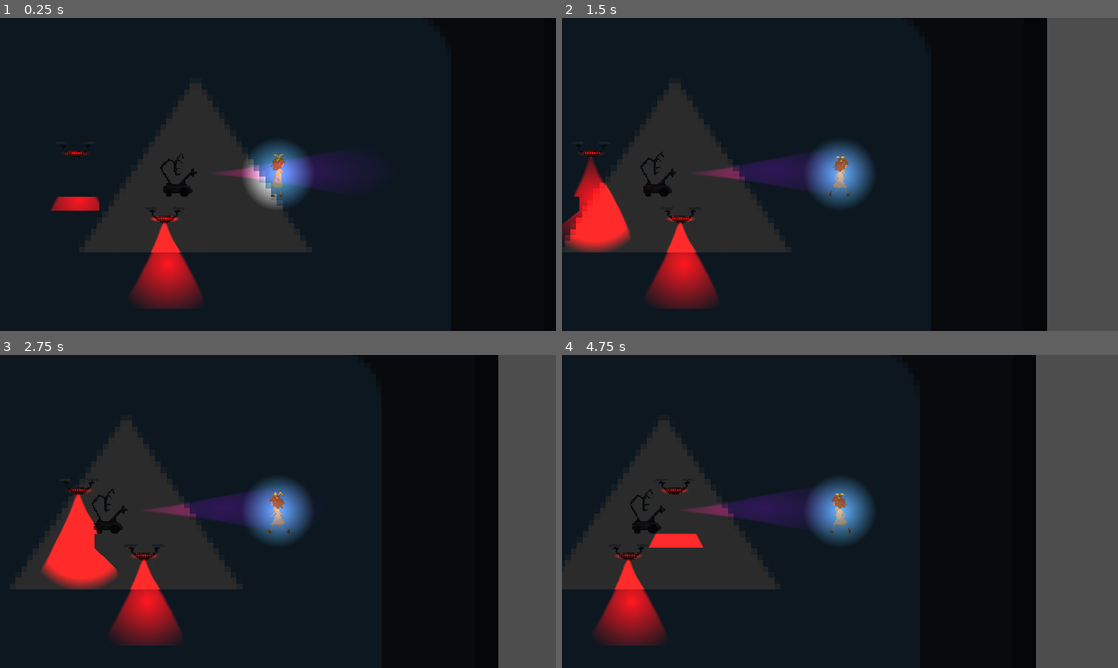
Above: before the commit, frames 1-4 (two rows, left to right).
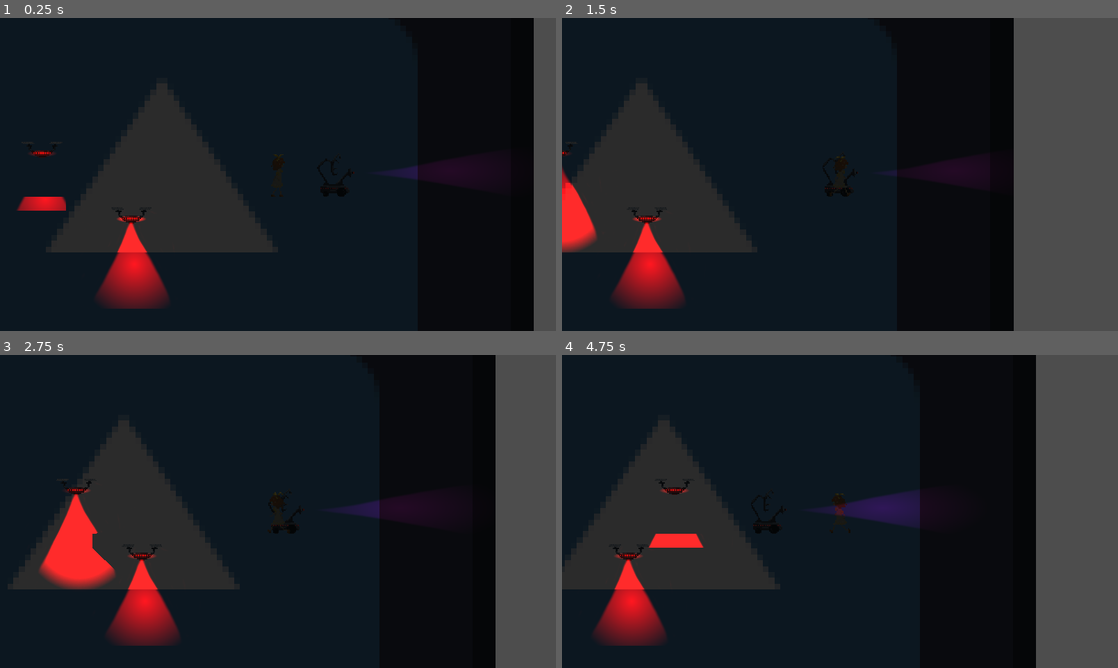
Above: after the commit, the same moments.

Repository: Punniz/Mistrust
Game: Godot game, scene res://world.tscn
The game is run twice, just before and just after one commit, with the same random seed, the same clock (stepped at 60 frames per second) and the same inputs. The engine's default icon, where the game draws it, is replaced by a stand-in: a white triangle on a blue panel in a dark square.
Inputs:
- Up to frame 1 (0.25 s): no input
- Up to frame 2 (1.5 s): tap Enter at 0.5 s; hold Space (interact) 0.53-1.28 s; hold D (move_right) from 0.53 s (still down); tap W (move_up) at 0.77 s; tap Space (interact) at 1.35 s
- Up to frame 3 (2.75 s): tap W (move_up) at 1.52 s; release D (move_right) at 2.03 s; hold A (move_left) from 2.03 s (still down); hold Space (interact) from 2.03 s (still down)
- Up to frame 4 (4.75 s): release A (move_left) at 2.78 s; release Space (interact) at 2.78 s; hold D (move_right) 2.78-4.28 s; tap Space (interact) at 2.85, 4.35 s; tap W (move_up) at 3.02, 3.77, 4.52 s; hold Space (interact) 3.53-4.28 s; hold A (move_left) from 4.28 s (still down)

The runs differ from the first frame. In frame 1, 16% of the frame differs, in the area x 3-100%, y 0-100%; in frame 2, 19%, in the area x 0-88%, y 0-100%; in frame 3, 4.9%; in frame 4, 4.5%.

Commit message:
Feat: Add AI to scout
Doesn't rotate when velocity changes for now

Diff:
--- a/scenes/enemies/ground_scout.tscn
+++ b/scenes/enemies/ground_scout.tscn
@@ -1,7 +1,8 @@
-[gd_scene load_steps=7 format=3 uid="uid://c727h0gut6sfm"]
+[gd_scene load_steps=8 format=3 uid="uid://c727h0gut6sfm"]
 
 [ext_resource type="Script" path="res://scripts/ground_scout.gd" id="1_tugae"]
 [ext_resource type="Texture2D" uid="uid://cinokcdgrbmt0" path="res://assets/textures/enemies/tracked_scout_spritesheet.png" id="2_354ix"]
+[ext_resource type="Texture2D" uid="uid://ddmb3521gjqf" path="res://light_cone_texture.png" id="3_7lxkp"]
 [ext_resource type="PackedScene" uid="uid://42mretuad31m" path="res://scenes/enemies/player_detector.tscn" id="3_saeqq"]
 
 [sub_resource type="RectangleShape2D" id="RectangleShape2D_ktxay"]
@@ -30,7 +31,8 @@
 }
 
 [node name="GroundScout" type="CharacterBody2D"]
-position = Vector2(456, 285)
+collision_layer = 32
+collision_mask = 3
 script = ExtResource("1_tugae")
 
 [node name="Sprite2D" type="Sprite2D" parent="."]
@@ -41,6 +43,15 @@
 [node name="CollisionShape2D" type="CollisionShape2D" parent="."]
 position = Vector2(-4.5, -76)
 shape = SubResource("RectangleShape2D_ktxay")
+
+[node name="Lights" type="Node2D" parent="."]
+
+[node name="SpotLight" type="PointLight2D" parent="Lights"]
+position = Vector2(393.558, -89.9995)
+rotation = -1.57079
+scale = Vector2(0.987598, 2.90364)
+color = Color(0.505882, 0, 0.290196, 1)
+texture = ExtResource("3_7lxkp")
 
 [node name="PlayerDetector" parent="." instance=ExtResource("3_saeqq")]
 position = Vector2(56, -85)
@@ -74,6 +85,13 @@
 target_position = Vector2(0.002, 643)
 collision_mask = 17
 
+[node name="ObstacleDetector" type="RayCast2D" parent="."]
+modulate = Color(1, 0, 1, 1)
+position = Vector2(60, -85)
+rotation = -1.57079
+target_position = Vector2(0, 2)
+collision_mask = 3
+
 [node name="AnimationPlayer" type="AnimationPlayer" parent="."]
 autoplay = "move"
 libraries = {
--- a/scripts/ground_scout.gd
+++ b/scripts/ground_scout.gd
@@ -2,5 +2,17 @@
 class_name GroundScout
 
 
+@export var speed: float = 100.0
+
+@export var direction: Vector2 = Vector2(1.0, 0.0)
+
+
+@onready var obstacle_detector: RayCast2D = $ObstacleDetector
+
 func _physics_process(delta: float) -> void:
-	print(move_and_slide())
+	self.velocity.x = direction.x * self.speed
+
+	if obstacle_detector.is_colliding():
+		self.direction.x = -1
+
+	self.move_and_slide()
--- a/world.tscn
+++ b/world.tscn
@@ -1,9 +1,8 @@
-[gd_scene load_steps=22 format=3 uid="uid://b5s1myf1gwty8"]
+[gd_scene load_steps=21 format=3 uid="uid://b5s1myf1gwty8"]
 
 [ext_resource type="PackedScene" uid="uid://bfu2peuf5fcxb" path="res://scenes/player.tscn" id="1_lr41f"]
 [ext_resource type="Texture2D" uid="uid://cjafqd3bsqiah" path="res://miscellaneous/icon.svg" id="1_sp1jv"]
 [ext_resource type="PackedScene" uid="uid://2en76f76byyg" path="res://scenes/climbable.tscn" id="2_5y4qr"]
-[ext_resource type="Texture2D" uid="uid://djw24iwowpwyv" path="res://assets/light_texture.png" id="3_f5h08"]
 [ext_resource type="PackedScene" uid="uid://bcdm5gabpcat0" path="res://scenes/enemies/drone.tscn" id="5_0vjn5"]
 [ext_resource type="PackedScene" uid="uid://c727h0gut6sfm" path="res://scenes/enemies/ground_scout.tscn" id="6_a4241"]
 [ext_resource type="AudioStream" uid="uid://c1udxmfm4t06d" path="res://assets/audio/forest_ambience.ogg" id="6_jttl5"]
@@ -124,16 +123,6 @@
 rotation = -0.523599
 shape = SubResource("RectangleShape2D_x14ss")
 
-[node name="Player" parent="." instance=ExtResource("1_lr41f")]
-position = Vector2(797, 285)
-collision_mask = 5
-metadata/_edit_group_ = true
-
-[node name="PointLight2D" type="PointLight2D" parent="Player"]
-position = Vector2(0, -79)
-energy = 1.15
-texture = ExtResource("3_f5h08")
-
 [node name="Climbable" parent="." instance=ExtResource("2_5y4qr")]
 position = Vector2(292, 789)
 
@@ -147,24 +136,33 @@
 position = Vector2(0, -385)
 shape = SubResource("CircleShape2D_q8jtr")
 
-[node name="Enemies" type="Node2D" parent="."]
+[node name="Actors" type="Node2D" parent="."]
 
-[node name="Drone" parent="Enemies" instance=ExtResource("5_0vjn5")]
+[node name="Enemies" type="Node2D" parent="Actors"]
+
+[node name="Drone" parent="Actors/Enemies" instance=ExtResource("5_0vjn5")]
 position = Vector2(383, 349)
 
-[node name="Drone2" parent="Enemies" instance=ExtResource("5_0vjn5")]
+[node name="Drone2" parent="Actors/Enemies" instance=ExtResource("5_0vjn5")]
 position = Vector2(75, 123)
 curve = SubResource("Curve2D_j3jiy")
 script = SubResource("GDScript_h1osv")
 
-[node name="GroundScout" parent="Enemies" instance=ExtResource("6_a4241")]
+[node name="GroundScout" parent="Actors/Enemies" instance=ExtResource("6_a4241")]
+position = Vector2(1089, 285)
 
-[node name="PointLight2D" type="PointLight2D" parent="Enemies/GroundScout"]
+[node name="PointLight2D" type="PointLight2D" parent="Actors/Enemies/GroundScout"]
+visible = false
 position = Vector2(393.558, -89.9995)
 rotation = -1.57079
 scale = Vector2(0.987598, 2.90364)
 color = Color(0.505882, 0, 0.290196, 1)
 texture = ExtResource("7_djwb2")
+
+[node name="Player" parent="Actors" instance=ExtResource("1_lr41f")]
+position = Vector2(913, 275)
+collision_mask = 5
+metadata/_edit_group_ = true
 
 [node name="CanvasModulate" type="CanvasModulate" parent="."]
 color = Color(0.168627, 0.168627, 0.168627, 1)
